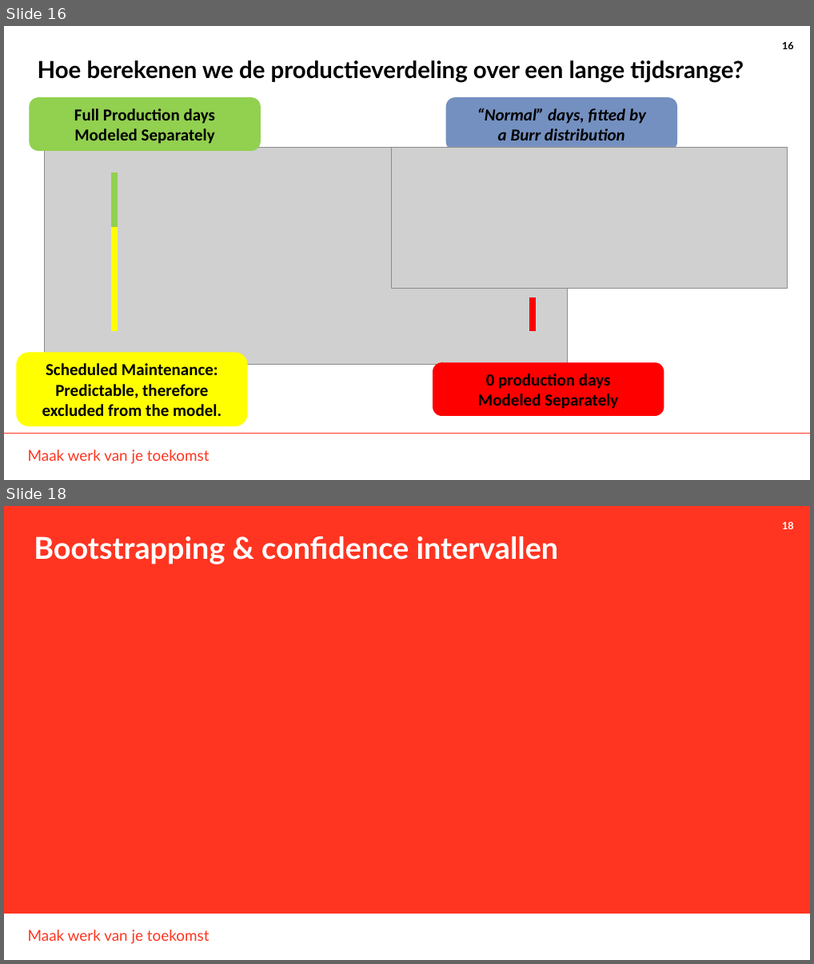
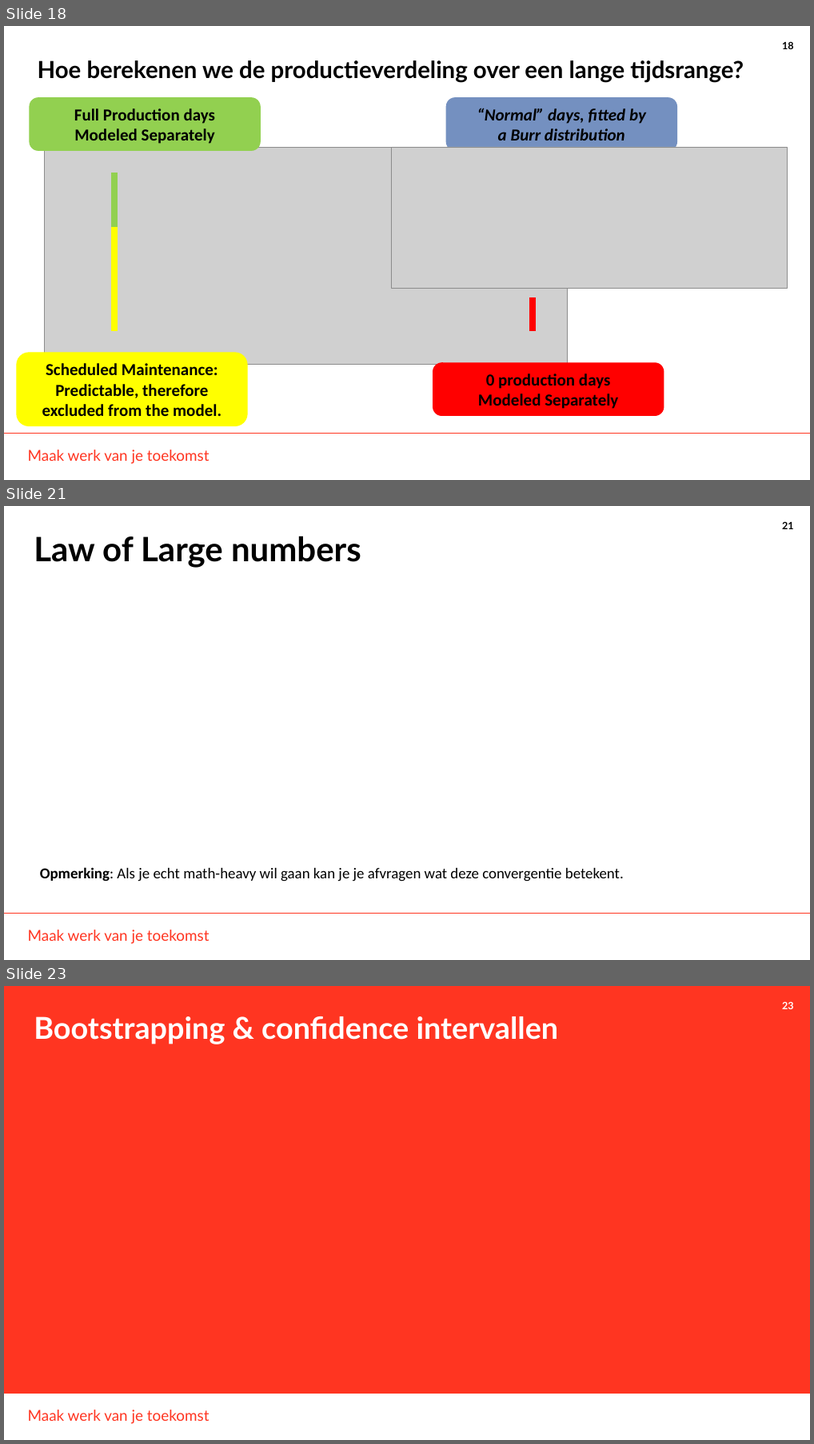
Before and after one commit to THellemans/data-science-syntra-ab, a slide deck: 06 statistiek/06 random sampling and sampling bias/06 random sampling and sampling bias.pptx. Shown one above the other, each under a label of ours: slides 16 and 18 before the commit, slides 18, 21 and 23 after it; the slides between them are not shown. The pictures are 814x964 and 814x1444 pixels, drawn with LibreOffice and Linux fonts; fonts in the diff are those of the drawing; grey boxes stand for pictures; background and template pictures are left out. Boxes give left, top, right and bottom in pixels: in the first picture for what was removed or moved away, otherwise in the second. Text is boxed around its words. In the diff, an @@ line names an element or a change of style, - is before the commit and + after.

```diff
--- a/06 statistiek/06 random sampling and sampling bias/06 random sampling and sampling bias.pptx
+++ b/06 statistiek/06 random sampling and sampling bias/06 random sampling and sampling bias.pptx
@@ slide 21 added at <box>4,506,810,960</box>, background #FFFFFF; not listed: 3 template elements that a slide beside it also shows @@
@@ title added at <box>34,536,362,568</box>, 40 pt, text #000000, bold @@
+Law of Large numbers
@@ text added at <box>40,867,624,881</box>, 18 pt, text #000000 @@
+Opmerking: Als je echt math-heavy wil gaan kan je je afvragen wat deze convergentie betekent.
@@ what was slide 16 is now slide 18 @@
@@ what was slide 18 is now slide 23 @@
@@ page number at <box>782,1002,794,1009</box>: text changed @@
-18
+23
```
Also in this commit, not shown: 5 slides changed, 4 other slides added, 29 other files.
